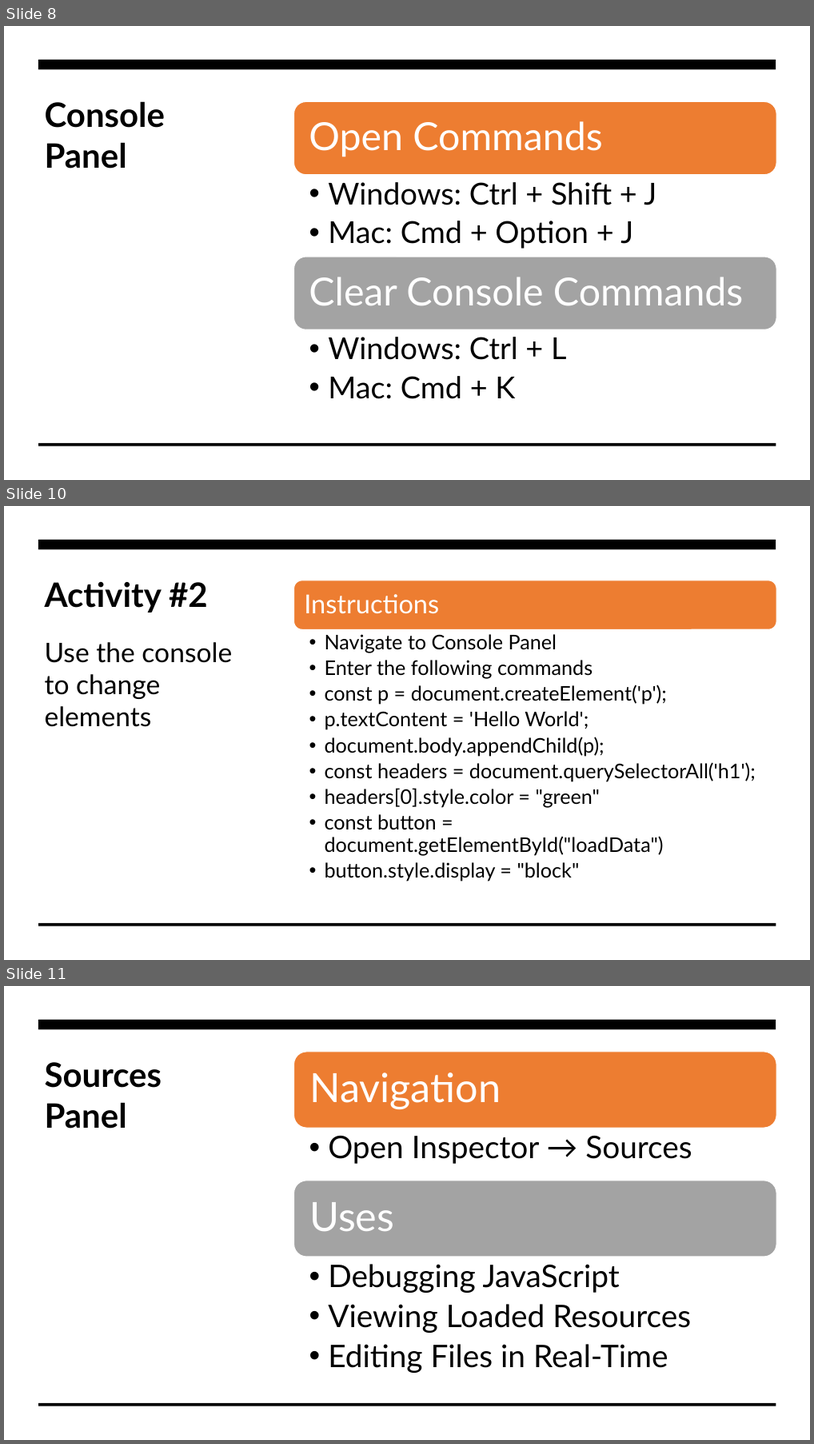
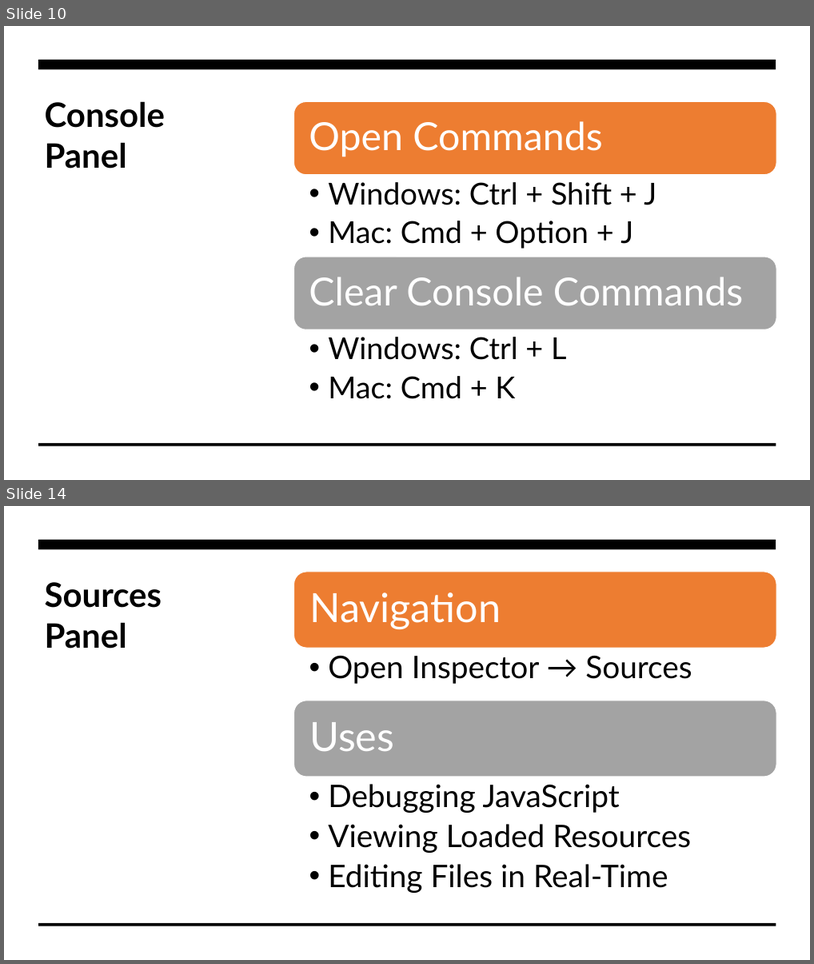
Before and after one commit to JakobieBrown/ChromeDevToolsWorkshop, a slide deck: ChromeDevToolsPresentation.pptx. Shown one above the other, each under a label of ours: slides 8, 10 and 11 before the commit, slides 10 and 14 after it; the slides between them are not shown. The pictures are 814x1444 and 814x964 pixels, drawn with LibreOffice and Linux fonts; fonts in the diff are those of the drawing. Boxes give left, top, right and bottom in pixels: in the first picture for what was removed or moved away, otherwise in the second. Text is boxed around its words. In the diff, an @@ line names an element or a change of style, - is before the commit and + after.

```diff
--- a/ChromeDevToolsPresentation.pptx
+++ b/ChromeDevToolsPresentation.pptx
@@ slide 10 removed at <box>4,506,810,960</box>, background #FFFFFF @@
@@ rectangle removed at <box>4,506,810,960</box> @@
@@ rectangle removed at <box>38,540,777,549</box> @@
@@ text removed at <box>45,581,208,612</box> @@
-Activity #2
@@ rounded rectangle removed at <box>294,580,777,629</box> @@
@@ text removed at <box>304,594,439,614</box> @@
-Instructions
@@ text removed at <box>45,642,232,727</box> @@
-Use the console to change elements
@@ text removed at <box>325,634,756,880</box> @@
-  • Navigate to Console Panel
-  • Enter the following commands
-  • const p = document.createElement('p');
-  • p.textContent = 'Hello World';
-  • document.body.appendChild(p);
-  • const headers = document.querySelectorAll('h1');
-  • headers[0].style.color = "green"
-  • const button = document.getElementById("loadData")
-  • button.style.display = "block"
@@ rectangle removed at <box>38,923,777,926</box> @@
@@ what was slide 8 is now slide 10 @@
@@ what was slide 11 is now slide 14 @@
```
Also in this commit, not shown: 6 slides changed, 9 slides added, 1 other slide removed, 3 other files.
